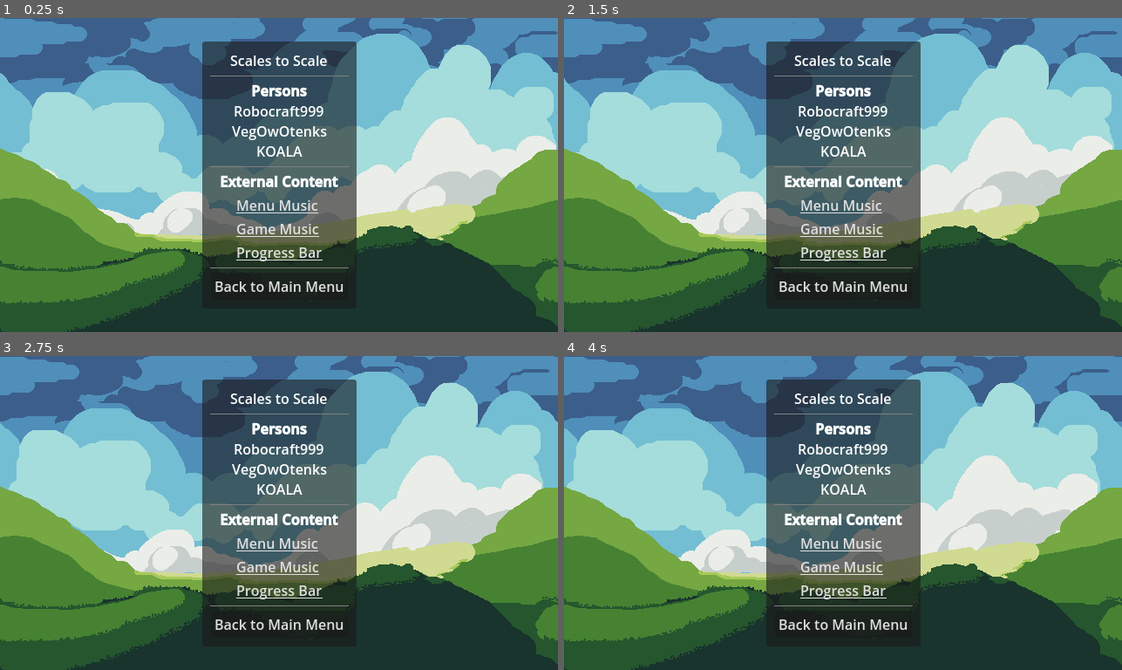
Above: before the commit, frames 1-4 (two rows, left to right).
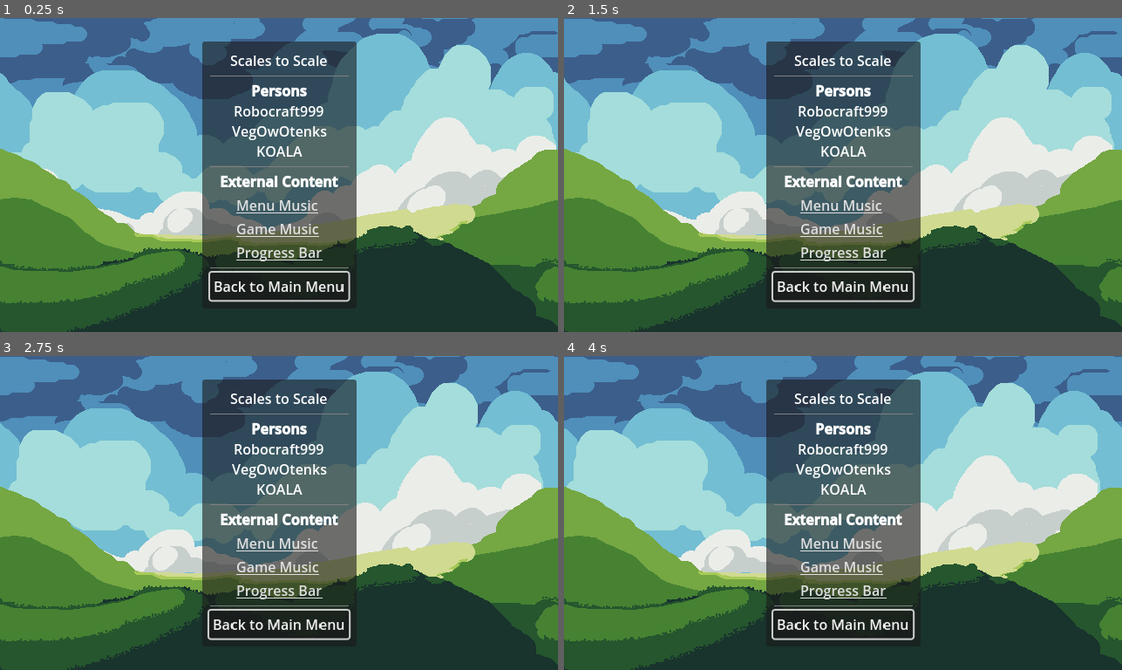
Above: after the commit, the same moments.

Repository: Robocraft999/ScalesToScale
Game: Godot game, scene res://scenes/credits_menu.tscn
Same seed, same stepped clock (60 frames per second), same inputs: the game is played once before the commit and once after it. This scene is started directly instead of the project's main scene.
Inputs (mouse positions are in pixels of both pictures, inside the frame that each line leads up to):
- Up to frame 1 (0.25 s): no input
- Up to frame 2 (1.5 s): move the mouse to (965, 159) at 0.52 s; hold D (move_right) 0.53-1.25 s; hold Shift (dash) 0.53-1.25 s; click (965, 159) at 0.67 s; tap Up (jump) at 0.77 s; drag from (731, 190) to (815, 237) at 1.27 s
- Up to frame 3 (2.75 s): move the mouse to (334, 443) at 2.02 s; hold A (move_left) from 2.03 s (still down); tap Mouse wheel up (mouse_wheel_up) at 2.1 s
- Up to frame 4 (4 s): release A (move_left) at 2.75 s; drag from (815, 575) to (675, 465) at 2.77 s; move the mouse to (1010, 560) at 3.52 s; hold D (move_right) from 3.53 s (still down); hold Ctrl (toggle_reach_box) from 3.53 s (still down); tap Up (jump) at 3.77 s

The runs differ from the first frame. In frame 1, 0.5% of the frame differs, in the area x 37-63%, y 80-91%; in frame 2, 0.7%; in frame 3, 0.7%; in frame 4, 0.7%.
Error in both runs: Invalid access to property or key 'scene_name' on a base object of type 'Nil'. (res://scripts/options_manager.gd:45)

Commit message:
added partially controller support

Diff:
--- a/project.godot
+++ b/project.godot
@@ -38,64 +38,83 @@
 
 [input]
 
+ui_accept={
+"deadzone": 0.5,
+"events": [Object(InputEventKey,"resource_local_to_scene":false,"resource_name":"","device":0,"window_id":0,"alt_pressed":false,"shift_pressed":false,"ctrl_pressed":false,"meta_pressed":false,"pressed":false,"keycode":4194309,"physical_keycode":0,"key_label":0,"unicode":0,"location":0,"echo":false,"script":null)
+, Object(InputEventKey,"resource_local_to_scene":false,"resource_name":"","device":0,"window_id":0,"alt_pressed":false,"shift_pressed":false,"ctrl_pressed":false,"meta_pressed":false,"pressed":false,"keycode":4194310,"physical_keycode":0,"key_label":0,"unicode":0,"location":0,"echo":false,"script":null)
+, Object(InputEventKey,"resource_local_to_scene":false,"resource_name":"","device":0,"window_id":0,"alt_pressed":false,"shift_pressed":false,"ctrl_pressed":false,"meta_pressed":false,"pressed":false,"keycode":32,"physical_keycode":0,"key_label":0,"unicode":32,"location":0,"echo":false,"script":null)
+, Object(InputEventJoypadButton,"resource_local_to_scene":false,"resource_name":"","device":-1,"button_index":0,"pressure":0.0,"pressed":true,"script":null)
+]
+}
 jump={
 "deadzone": 0.5,
 "events": [Object(InputEventKey,"resource_local_to_scene":false,"resource_name":"","device":-1,"window_id":0,"alt_press …(195 unchanged characters)…
 , Object(InputEventKey,"resource_local_to_scene":false,"resource_name":"","device":-1,"window_id":0,"alt_pressed":false …(182 unchanged characters)…
+, Object(InputEventJoypadButton,"resource_local_to_scene":false,"resource_name":"","device":-1,"button_index":0,"pressure":0.0,"pressed":true,"script":null)
 ]
 }
 move_left={
 "deadzone": 0.5,
 "events": [Object(InputEventKey,"resource_local_to_scene":false,"resource_name":"","device":-1,"window_id":0,"alt_press …(191 unchanged characters)…
 , Object(InputEventKey,"resource_local_to_scene":false,"resource_name":"","device":-1,"window_id":0,"alt_pressed":false …(186 unchanged characters)…
+, Object(InputEventJoypadMotion,"resource_local_to_scene":false,"resource_name":"","device":-1,"axis":0,"axis_value":-1.0,"script":null)
 ]
 }
 move_right={
 "deadzone": 0.5,
 "events": [Object(InputEventKey,"resource_local_to_scene":false,"resource_name":"","device":-1,"window_id":0,"alt_press …(192 unchanged characters)…
 , Object(InputEventKey,"resource_local_to_scene":false,"resource_name":"","device":-1,"window_id":0,"alt_pressed":false …(186 unchanged characters)…
+, Object(InputEventJoypadMotion,"resource_local_to_scene":false,"resource_name":"","device":-1,"axis":0,"axis_value":1.0,"script":null)
 ]
 }
 mouse_left={
 "deadzone": 0.5,
 "events": [Object(InputEventMouseButton,"resource_local_to_scene":false,"resource_name":"","device":-1,"window_id":0,"a …(258 unchanged characters)…
+, Object(InputEventJoypadButton,"resource_local_to_scene":false,"resource_name":"","device":-1,"button_index":0,"pressure":0.0,"pressed":true,"script":null)
 ]
 }
 dash={
 "deadzone": 0.5,
 "events": [Object(InputEventKey,"resource_local_to_scene":false,"resource_name":"","device":-1,"window_id":0,"alt_press …(195 unchanged characters)…
+, Object(InputEventJoypadButton,"resource_local_to_scene":false,"resource_name":"","device":-1,"button_index":1,"pressure":0.0,"pressed":true,"script":null)
 ]
 }
 mouse_wheel_up={
 "deadzone": 0.5,
 "events": [Object(InputEventMouseButton,"resource_local_to_scene":false,"resource_name":"","device":-1,"window_id":0,"a …(255 unchanged characters)…
 , Object(InputEventKey,"resource_local_to_scene":false,"resource_name":"","device":-1,"window_id":0,"alt_pressed":false …(183 unchanged characters)…
+, Object(InputEventJoypadButton,"resource_local_to_scene":false,"resource_name":"","device":-1,"button_index":11,"pressure":0.0,"pressed":true,"script":null)
 ]
 }
 mouse_wheel_down={
 "deadzone": 0.5,
 "events": [Object(InputEventMouseButton,"resource_local_to_scene":false,"resource_name":"","device":-1,"window_id":0,"a …(259 unchanged characters)…
 , Object(InputEventKey,"resource_local_to_scene":false,"resource_name":"","device":-1,"window_id":0,"alt_pressed":false …(183 unchanged characters)…
+, Object(InputEventJoypadButton,"resource_local_to_scene":false,"resource_name":"","device":-1,"button_index":12,"pressure":0.0,"pressed":true,"script":null)
 ]
 }
 scale_toggle={
 "deadzone": 0.5,
 "events": [Object(InputEventMouseButton,"resource_local_to_scene":false,"resource_name":"","device":-1,"window_id":0,"a …(258 unchanged characters)…
+, Object(InputEventJoypadButton,"resource_local_to_scene":false,"resource_name":"","device":-1,"button_index":9,"pressure":0.0,"pressed":true,"script":null)
 ]
 }
 pause={
 "deadzone": 0.5,
 "events": [Object(InputEventKey,"resource_local_to_scene":false,"resource_name":"","device":-1,"window_id":0,"alt_press …(195 unchanged characters)…
+, Object(InputEventJoypadButton,"resource_local_to_scene":false,"resource_name":"","device":-1,"button_index":5,"pressure":0.0,"pressed":true,"script":null)
 ]
 }
 toggle_time_scale={
 "deadzone": 0.5,
 "events": [Object(InputEventKey,"resource_local_to_scene":false,"resource_name":"","device":-1,"window_id":0,"alt_press …(192 unchanged characters)…
+, Object(InputEventJoypadButton,"resource_local_to_scene":false,"resource_name":"","device":-1,"button_index":2,"pressure":0.0,"pressed":true,"script":null)
 ]
 }
 toggle_reach_box={
 "deadzone": 0.5,
 "events": [Object(InputEventKey,"resource_local_to_scene":false,"resource_name":"","device":-1,"window_id":0,"alt_press …(195 unchanged characters)…
+, Object(InputEventJoypadMotion,"resource_local_to_scene":false,"resource_name":"","device":-1,"axis":4,"axis_value":1.0,"script":null)
 ]
 }
 
--- a/scenes/credits_menu.tscn
+++ b/scenes/credits_menu.tscn
@@ -96,6 +96,7 @@
 layout_mode = 2
 
 [node name="MenuButton" type="Button" parent="CenterContainer/PanelContainer/MarginContainer/VBoxContainer"]
+unique_name_in_owner = true
 layout_mode = 2
 size_flags_horizontal = 4
 size_flags_vertical = 4
--- a/scripts/credits_menu.gd
+++ b/scripts/credits_menu.gd
@@ -1,4 +1,7 @@
 extends Control
+
+func _ready() -> void:
+	%MenuButton.grab_focus()
 
 func _on_menu_button_pressed() -> void:
 	SceneLoader.load_level_scene_by_name(Global.SceneName.MAIN_MENU, false)
--- a/scripts/pause_menu.gd
+++ b/scripts/pause_menu.gd
@@ -1,4 +1,7 @@
 extends CenterContainer
+
+func _ready() -> void:
+	$VBoxContainer/MainMenu.grab_focus()
 
 # Called every frame. 'delta' is the elapsed time since the previous frame.
 func _process(_delta: float) -> void:
